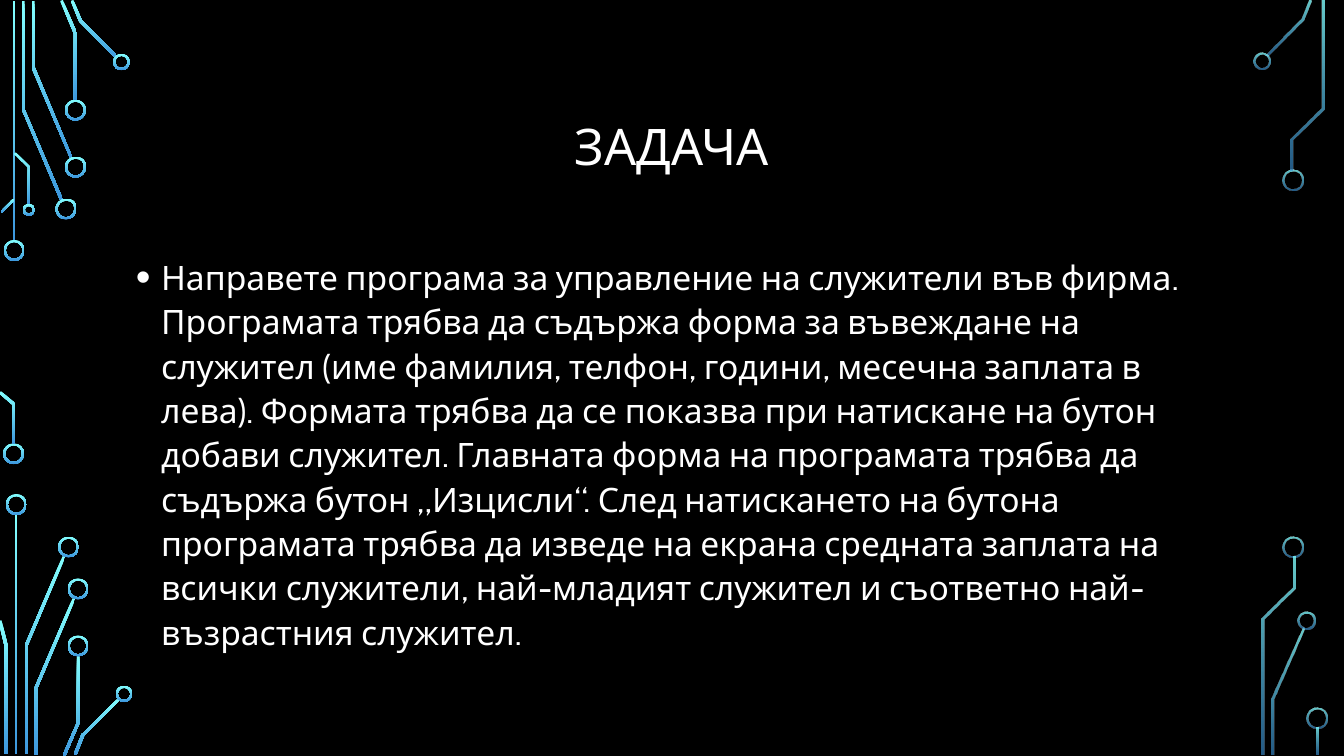
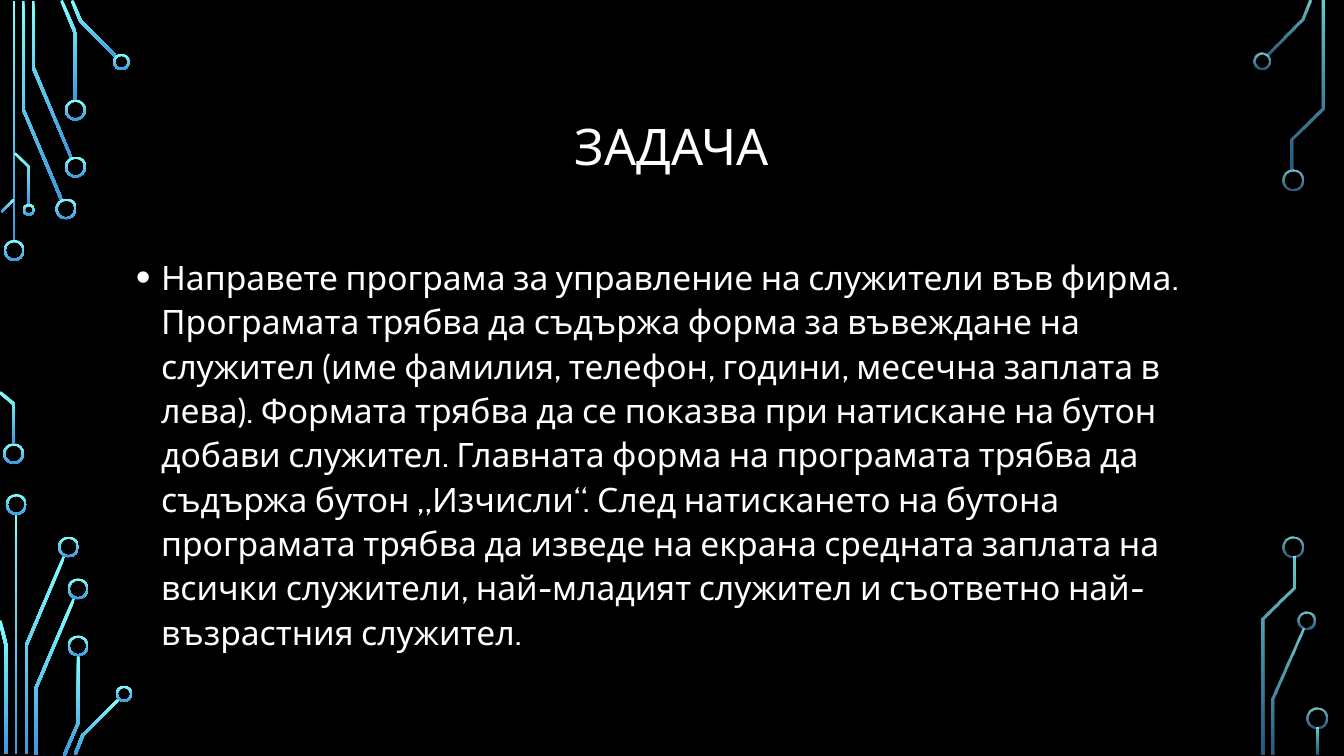
Before and after one commit to Bilyukov/java-course, a slide deck: slide 12 of 11.graphical-user-interface.pptx. Drawn at 1344x756 pixels with LibreOffice and Linux fonts; fonts in the diff are those of the drawing; background and template pictures are left out. Boxes give left, top, right and bottom in pixels: in the first picture for what was removed or moved away, otherwise in the second. Text is boxed around its words. In the diff, an @@ line names an element or a change of style, - is before the commit and + after.

```diff
--- a/11.graphical-user-interface.pptx
+++ b/11.graphical-user-interface.pptx
@@ text at [161, 264, 1172, 653]: text changed @@
-• Направете програма за управление на служители във фирма. Програмата трябва да съдържа форма за въвеждане на служител (име фамилия, телфон, години, месечна заплата в лева). Формата трябва да се показва при натискане на бутон добави служител. Главната форма на програмата трябва да съдържа бутон „Изцисли“. След натискането на бутона програмата трябва да изведе на екрана средната заплата на всички служители, най-младият служител и съответно най-възрастния служител.
+• Направете програма за управление на служители във фирма. Програмата трябва да съдържа форма за въвеждане на служител (име фамилия, телефон, години, месечна заплата в лева). Формата трябва да се показва при натискане на бутон добави служител. Главната форма на програмата трябва да съдържа бутон „Изчисли“. След натискането на бутона програмата трябва да изведе на екрана средната заплата на всички служители, най-младият служител и съответно най-възрастния служител.
```
Also in this commit, not shown: 2 other slides changed, 1 other file.
